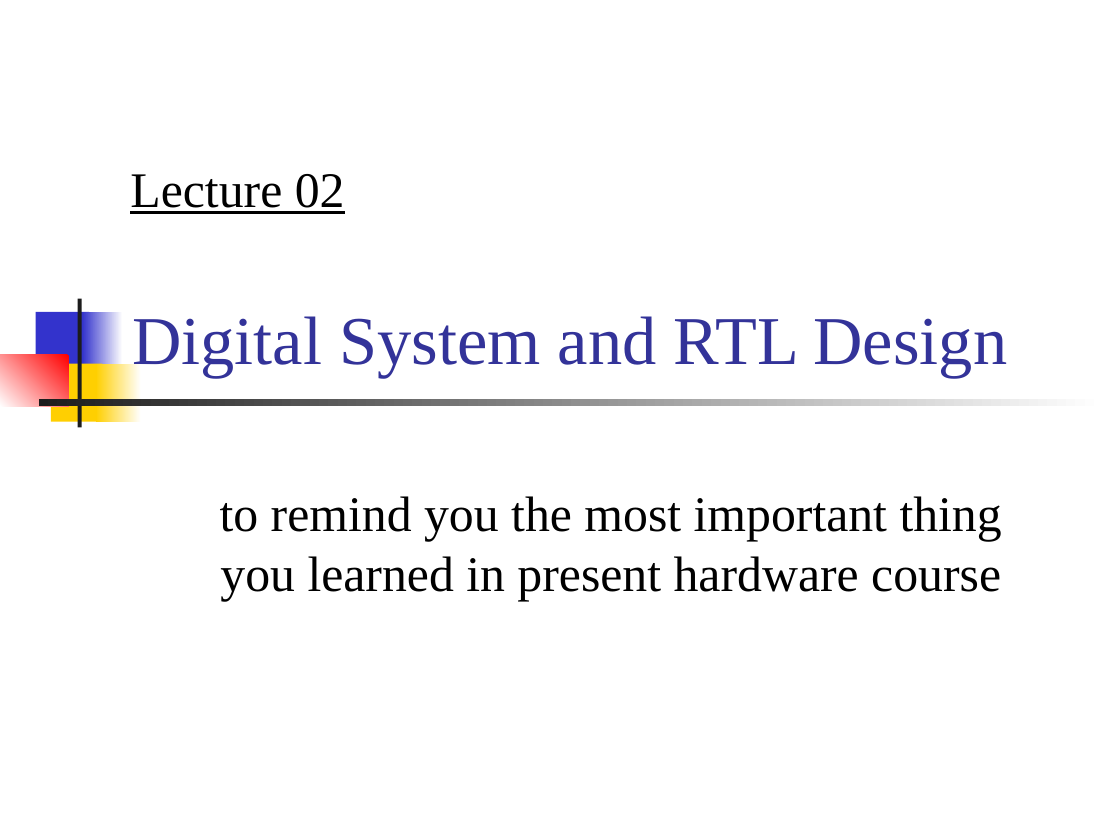
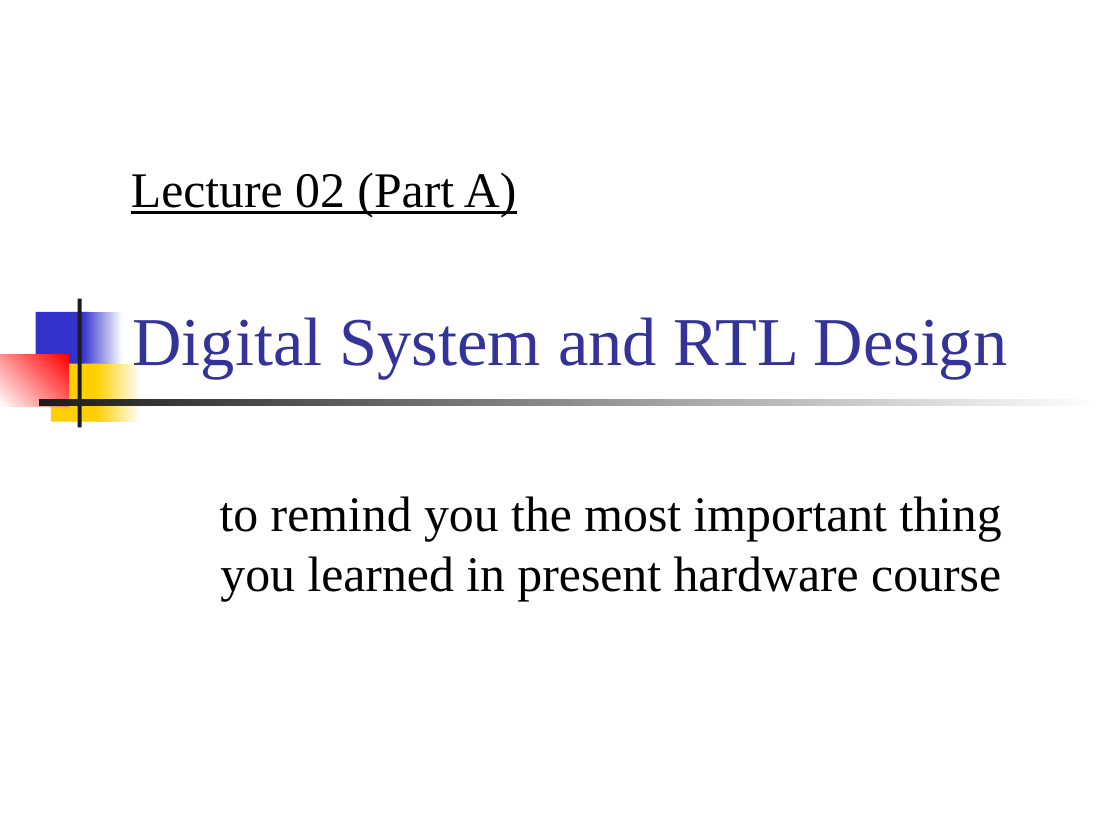
Before and after one commit to CGUSystemCourses/CompArith-2016, a slide deck: slide 1 of Lectures/lec02-RTL_design/lec02a-digital_syst_RTL.ppt. Drawn at 1120x840 pixels with LibreOffice and Linux fonts; fonts in the diff are those of the drawing. Boxes give left, top, right and bottom in pixels: in the first picture for what was removed or moved away, otherwise in the second. Text is boxed around its words. In the diff, an @@ line names an element or a change of style, - is before the commit and + after.

Commit message:
lecture 02 on RTL design DONE

```diff
--- a/Lectures/lec02-RTL_design/lec02a-digital_syst_RTL.ppt
+++ b/Lectures/lec02-RTL_design/lec02a-digital_syst_RTL.ppt
@@ text at <box>131,172,517,217</box>: text changed @@
-Lecture 02
+Lecture 02 (Part A)
```
Also in this commit, not shown: 29 other slides changed, 1 slide removed, 4 other files.
